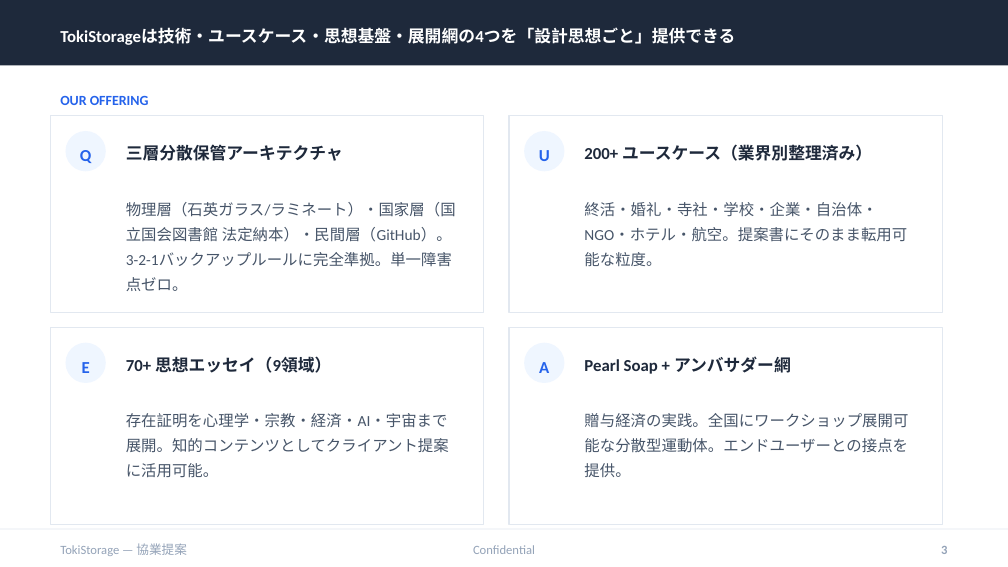
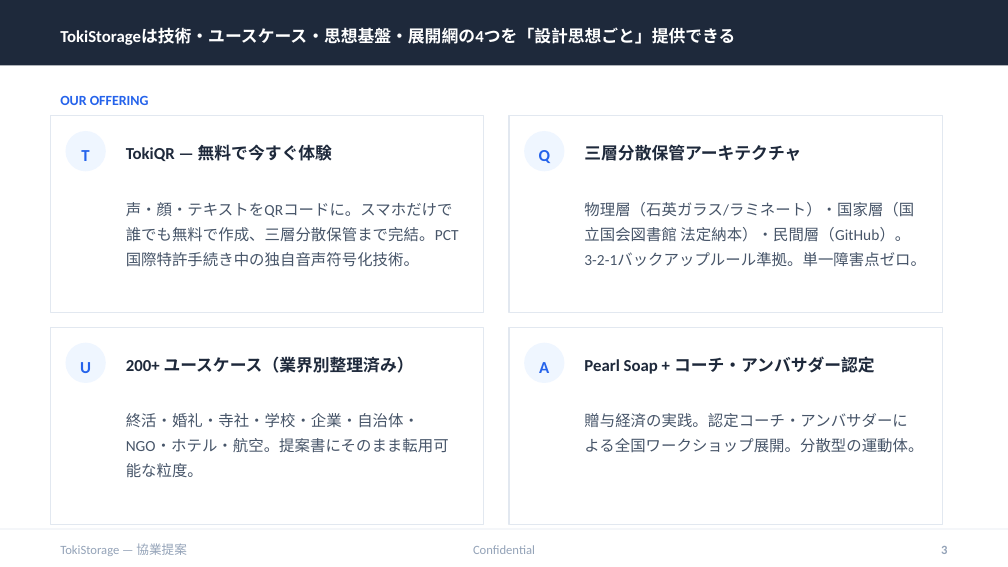
Before and after one commit to tokistorage/lp, a slide deck: slide 3 of tokistorage-partnership-deck.pptx. Drawn at 1008x567 pixels with LibreOffice and Linux fonts; fonts in the diff are those of the drawing. Boxes give left, top, right and bottom in pixels: in the first picture for what was removed or moved away, otherwise in the second. Text is boxed around its words. In the diff, an @@ line names an element or a change of style, - is before the commit and + after.

```diff
--- a/tokistorage-partnership-deck.pptx
+++ b/tokistorage-partnership-deck.pptx
@@ text at (x1=126, y1=144, x2=332, y2=161): text changed @@
-三層分散保管アーキテクチャ
+TokiQR — 無料で今すぐ体験
@@ text at (x1=584, y1=144, x2=801, y2=161): text changed @@
-200+ ユースケース（業界別整理済み）
+三層分散保管アーキテクチャ
@@ text at (x1=81, y1=150, x2=89, y2=161): text changed @@
-Q
+T
@@ text at (x1=539, y1=150, x2=551, y2=163): text changed @@
-U
+Q
@@ text at (x1=126, y1=202, x2=459, y2=266): text changed @@
-物理層（石英ガラス/ラミネート）・国家層（国立国会図書館 法定納本）・民間層（GitHub）。3-2-1バックアップルールに完全準拠。単一障害点ゼロ。
+声・顔・テキストをQRコードに。スマホだけで誰でも無料で作成、三層分散保管まで完結。PCT国際特許手続き中の独自音声符号化技術。
@@ text at (x1=584, y1=202, x2=926, y2=266): text changed @@
-終活・婚礼・寺社・学校・企業・自治体・NGO・ホテル・航空。提案書にそのまま転用可能な粒度。
+物理層（石英ガラス/ラミネート）・国家層（国立国会図書館 法定納本）・民間層（GitHub）。3-2-1バックアップルール準拠。単一障害点ゼロ。
@@ text at (x1=126, y1=356, x2=414, y2=373): text changed @@
-70+ 思想エッセイ（9領域）
+200+ ユースケース（業界別整理済み）
@@ text at (x1=584, y1=356, x2=875, y2=374): text changed @@
-Pearl Soap + アンバサダー網
+Pearl Soap + コーチ・アンバサダー認定
@@ text at (x1=80, y1=362, x2=91, y2=373): text changed @@
-E
+U
@@ text at (x1=126, y1=413, x2=449, y2=477): text changed @@
-存在証明を心理学・宗教・経済・AI・宇宙まで展開。知的コンテンツとしてクライアント提案に活用可能。
+終活・婚礼・寺社・学校・企業・自治体・NGO・ホテル・航空。提案書にそのまま転用可能な粒度。
@@ text at (x1=584, y1=413, x2=923, y2=452): text changed @@
-贈与経済の実践。全国にワークショップ展開可能な分散型運動体。エンドユーザーとの接点を提供。
+贈与経済の実践。認定コーチ・アンバサダーによる全国ワークショップ展開。分散型の運動体。
```
Also in this commit, not shown: 1 other slide changed, 4 other files.
